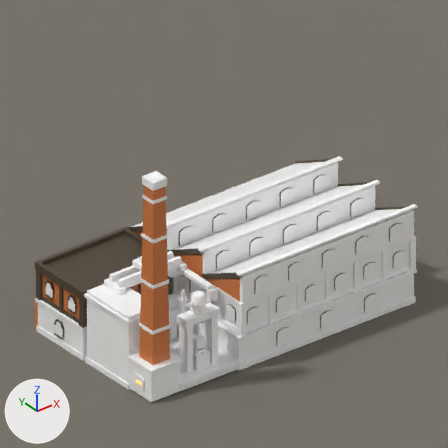
Renders of the Blender file src/DeepFrontier/Art/Source/PrecisionMachineWorks-ReferenceStudy.blend from each side of a commit.
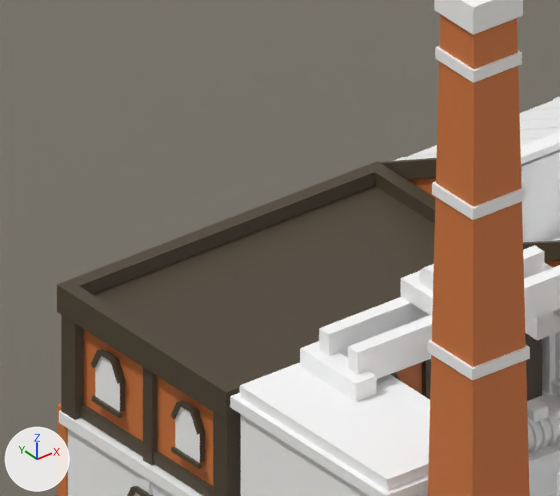
The first picture shows the older version from the file's camera 'Camera'. The close-ups show the older and then the newer version on the part from 4% to 40% of the width and 40% to 72% of the height of that picture. Only the edits that show in the close-ups are written down. The axes (+X, +Y, +Z) are drawn at lower left. The lights are the same throughout.

In view in the first close-up: 'Plane', 'PrecisionMachineWorks.Architecture', 'PrecisionMachineWorks.CraneBridge'.
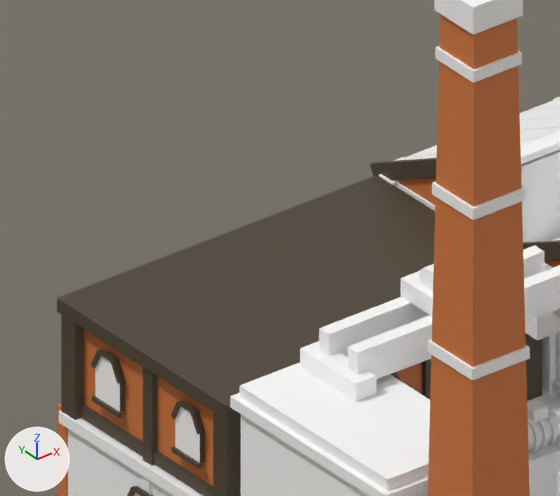
Boxes (x1, y1, x2, y2) around the edits, measured in the close-ups (560 x 496 px):
part 1 of me_precisionmachineworks_architecture, deleted (brown)
    before: (57, 161, 386, 304)
part 2 of me_precisionmachineworks_architecture, deleted (brown)
    before: (375, 167, 435, 224)
part 3 of me_precisionmachineworks_architecture, deleted (brown)
    before: (217, 354, 300, 406)
part 4 of me_precisionmachineworks_architecture, deleted (brown)
    before: (66, 286, 229, 400)

The change, as a diff of the scene's bpy script:
```diff
--- a/src/DeepFrontier/Art/Source/PrecisionMachineWorks-ReferenceStudy.blend.py
+++ b/src/DeepFrontier/Art/Source/PrecisionMachineWorks-ReferenceStudy.blend.py
@@ me_precisionmachineworks_architecture @@
 # used by ob_precisionmachineworks_architecture; location = (0.0, 0.0, 0.0)
-me_precisionmachineworks_architecture.from_pydata(...)  # 6298 vertices, 3150 faces; spans x -9.08..0.1, y -5.06..0.26, z -0.03..6.64
+me_precisionmachineworks_architecture.from_pydata(...)  # 6266 vertices, 3126 faces; spans x -9.08..0.1, y -5.06..0.26, z -0.03..6.64
+# me_precisionmachineworks_architecture part 1: the loose piece of 8 vertices spanning x -9.06..-5.94, y -0.06..0.06, z 2.0..2.12 is deleted
+# me_precisionmachineworks_architecture part 2: the loose piece of 8 vertices spanning x -6.06..-5.94, y -1.94..-0.06, z 2.0..2.12 is deleted
+# me_precisionmachineworks_architecture part 3: the loose piece of 8 vertices spanning x -9.06..-5.94, y -2.06..-1.94, z 2.0..2.12 is deleted
+# me_precisionmachineworks_architecture part 4: the loose piece of 8 vertices spanning x -9.06..-8.94, y -1.94..-0.06, z 2.0..2.12 is deleted
 me_precisionmachineworks_architecture.materials.append(mat_basewood_darkbrown_ironteeth)
```
